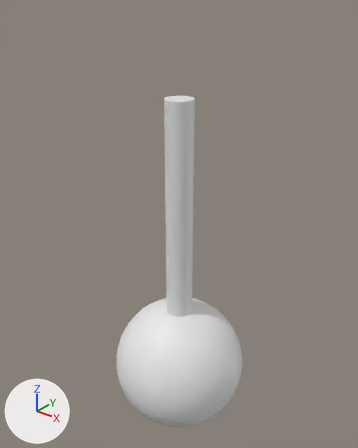
The OBJ model res/models/TreeElement.obj: old version first, new version second.
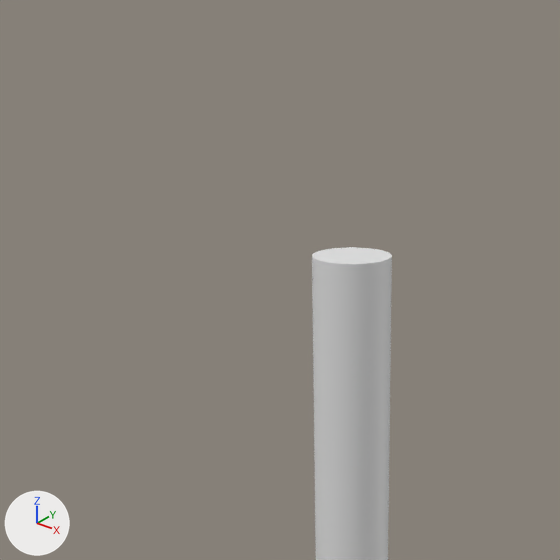
Old and new are each drawn whole from a 50 mm lens placed at (3.86, -4.83, 1.28), pointed at (-0.1, 0.12, -1.79) and again close up on the part from 12% to 72% of the width and 0% to 48% of the height. The lights are fixed; the arrows at lower left show +X, +Y and +Z. Where no turn or scale is listed for an object, it has been applied to the vertices.

Script lines for the objects in view, before the commit:
```python
me_treeelement = bpy.data.meshes.new('TreeElement')
me_treeelement.from_pydata(...)  # 513 vertices, 1022 faces; spans x -1.0..1.0, y -1.0..1.0, z -5.12..0.0
ob_treeelement = bpy.data.objects.new('TreeElement', me_treeelement)
ob_treeelement.location = (0.0, 0.0, 0.0)
```
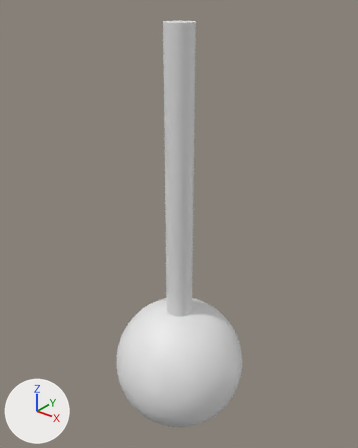
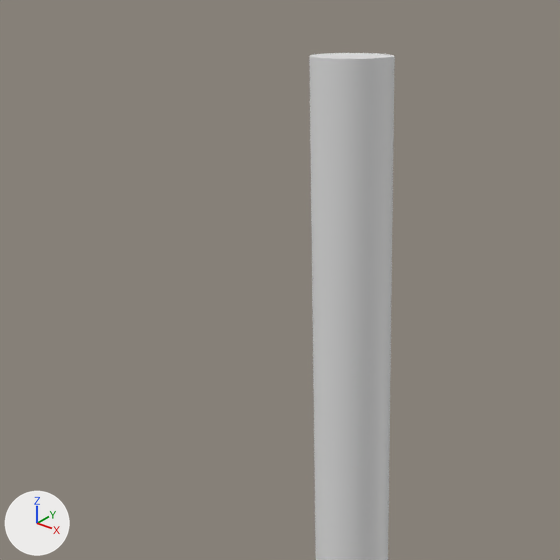
The newer file is also turned or shifted as a whole; pictures and numbers use the older file's frame.

The change, as a list of edits to the scene's bpy script:
```text
Change me_treeelement:
    where me_treeelement.from_pydata(...)  # 513 vertices, 1022 faces; spans x -1.0..1.0, y -1.0..1.0, z -5.12..0.0
    used by ob_treeelement; location = (0.0, 0.0, 0.0)
    me_treeelement part 1: all 32 vertices in x -0.19..0.19, y -0.19..0.19, z 0.0 are moved by (0.0, 0.0, 0.88)
```

Pixel boxes (x1, y1, x2, y2) of what changed, in the close-ups (560 x 560 px):
'TreeElement', reshaped: before (312, 247, 392, 560); after (309, 53, 395, 560)
